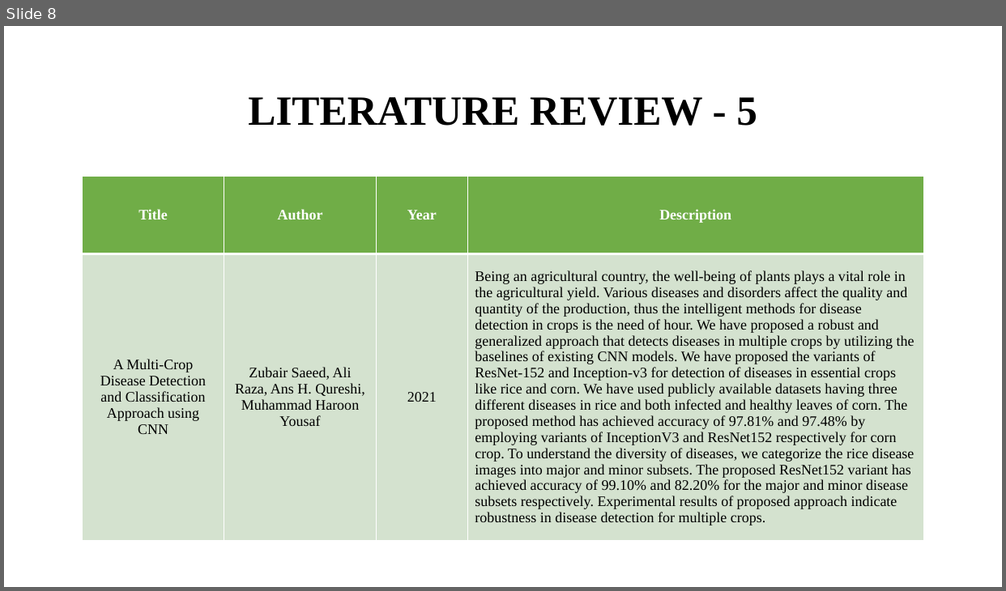
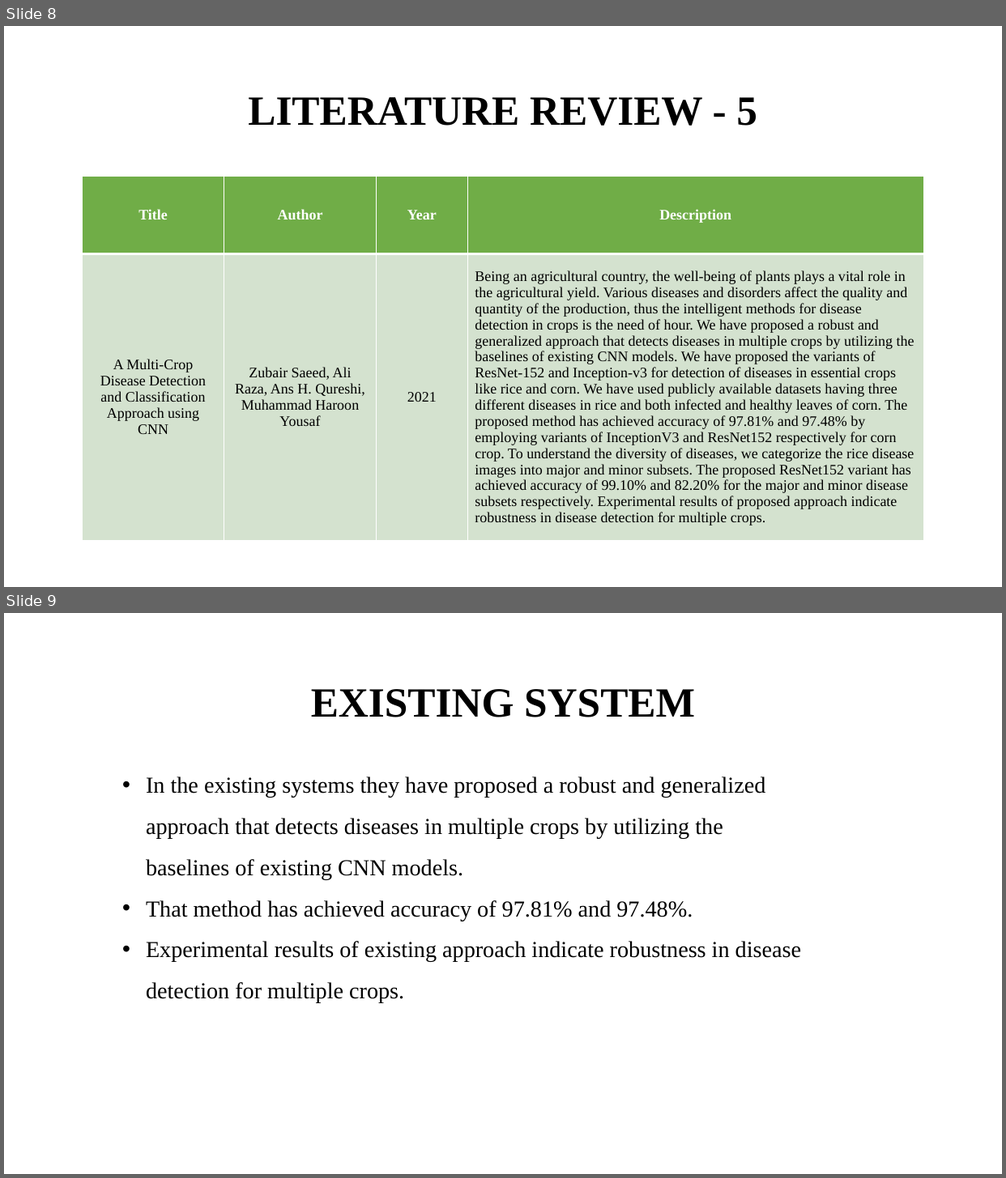
Before and after one commit to kalees64/AI-BASED-LEAF-DISEASE-IDENTIFICATION-AND-CLASSIFICATION-SYSTEM-USING-DEEP-LEARNING, a slide deck: Documents/Leaf.pptx. Shown one above the other, each under a label of ours: slide 8 before the commit, slides 8 and 9 after it. The pictures are 1006x591 and 1006x1178 pixels, drawn with LibreOffice and Linux fonts; fonts in the diff are those of the drawing. Boxes give left, top, right and bottom in pixels: in the first picture for what was removed or moved away, otherwise in the second. Text is boxed around its words. In the diff, an @@ line names an element or a change of style, - is before the commit and + after.

```diff
--- a/Documents/Leaf.pptx
+++ b/Documents/Leaf.pptx
@@ slide 9 added at (4, 613, 1002, 1174), background #FFFFFF @@
@@ text added at (311, 689, 695, 717), 40 pt, text #000000, bold @@
+EXISTING SYSTEM
@@ text added at (146, 777, 801, 1003), 22 pt, text #000000 @@
+• In the existing systems they have proposed a robust and generalized approach that detects diseases in multiple crops by utilizing the baselines of existing CNN models.
+• That method has achieved accuracy of 97.81% and 97.48%.
+• Experimental results of existing approach indicate robustness in disease detection for multiple crops.
```
Also in this commit, not shown: 1 slide changed, 5 other slides added, 1 slide removed.
